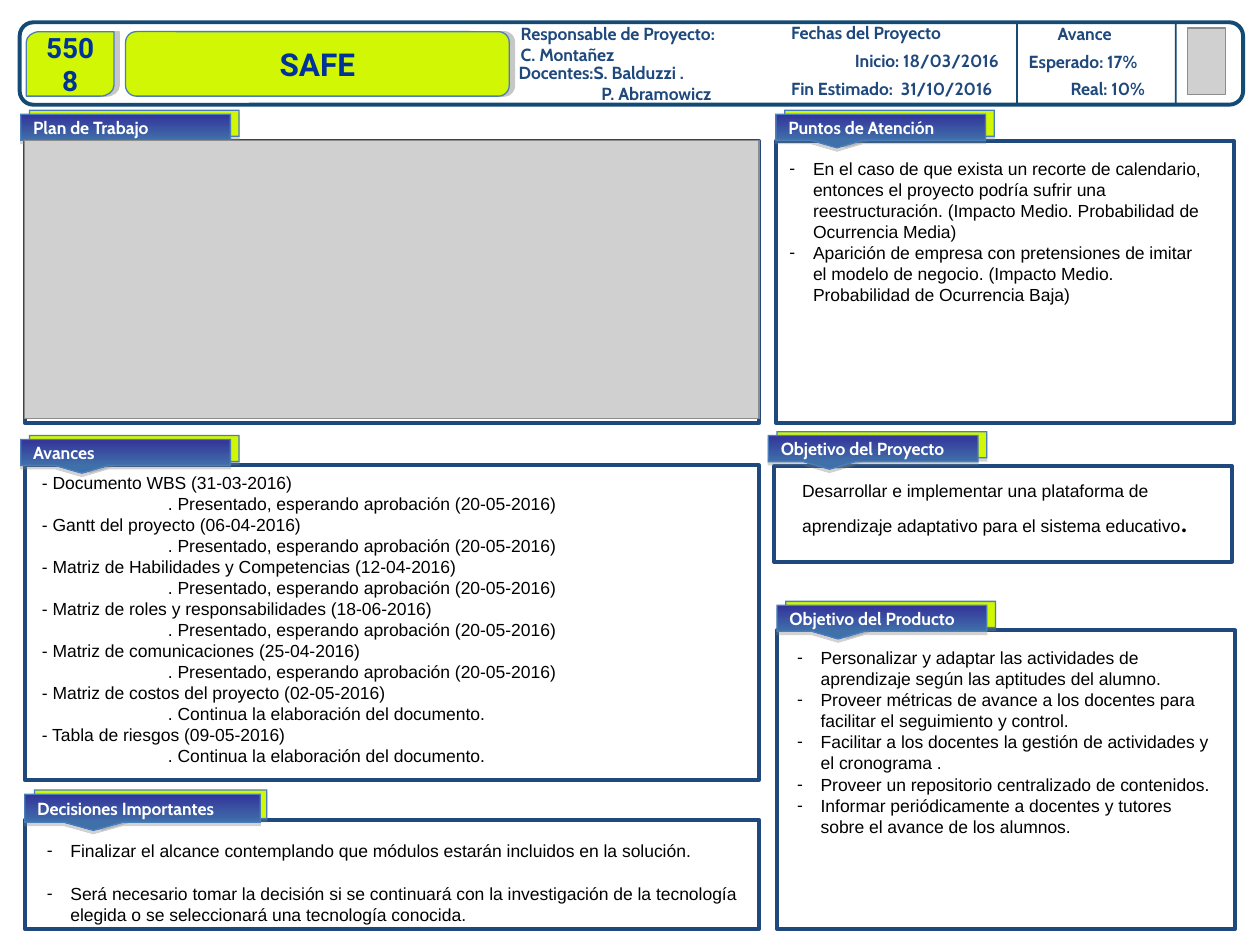
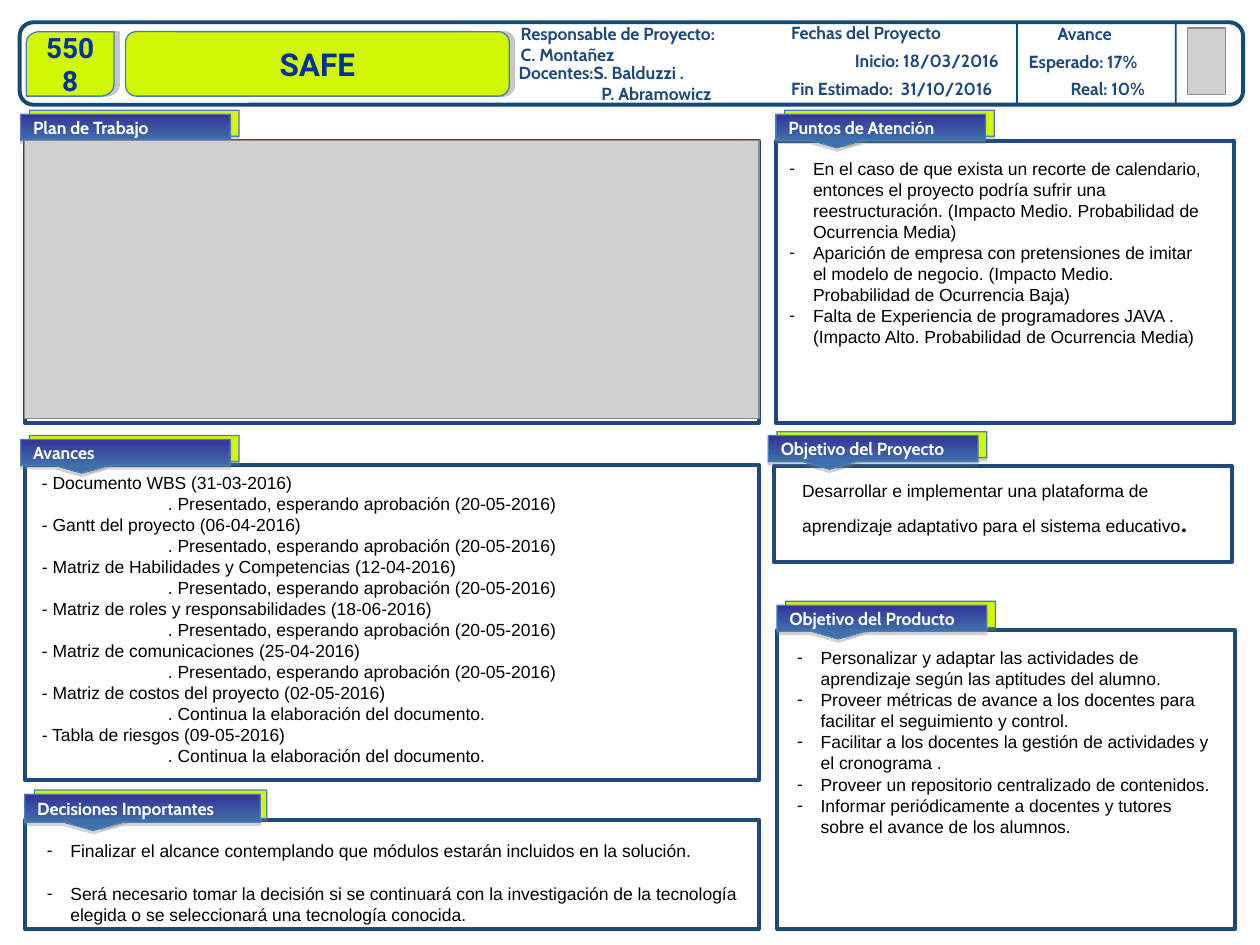
Before and after one commit to safabox/SAFE, a slide deck: slide 3 of trunk/docs/Entregables/Tablero de control/GRUPO 5508 - SAFE - Tablero de control integral - UTN - v1.1.pptx. Drawn at 1260x945 pixels with LibreOffice and Linux fonts; fonts in the diff are those of the drawing; grey boxes stand for pictures. Boxes give left, top, right and bottom in pixels: in the first picture for what was removed or moved away, otherwise in the second. Text is boxed around its words. In the diff, an @@ line names an element or a change of style, - is before the commit and + after.

Commit message:
ultimo arreglo tablero de control

```diff
--- a/trunk/docs/Entregables/Tablero de control/GRUPO 5508 - SAFE - Tablero de control integral - UTN - v1.1.pptx
+++ b/trunk/docs/Entregables/Tablero de control/GRUPO 5508 - SAFE - Tablero de control integral - UTN - v1.1.pptx
@@ text at [813, 309, 1194, 347]: paragraph added @@
+– Falta de Experiencia de programadores JAVA . (Impacto Alto. Probabilidad de Ocurrencia Media)
```
